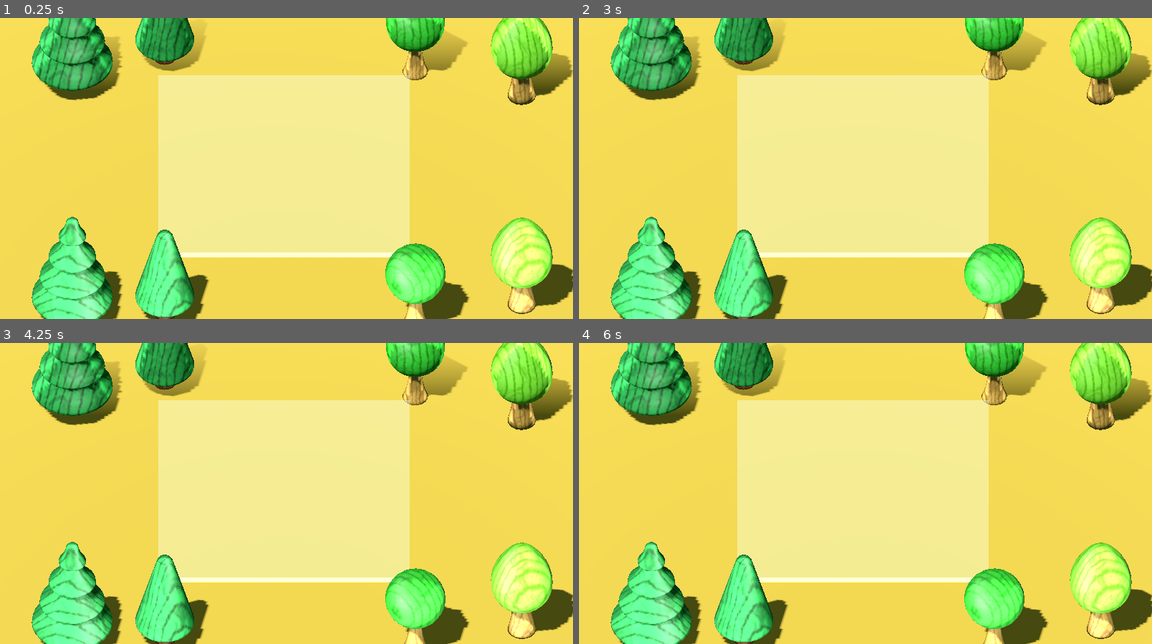
Above: before the commit, frames 1-4 (two rows, left to right).
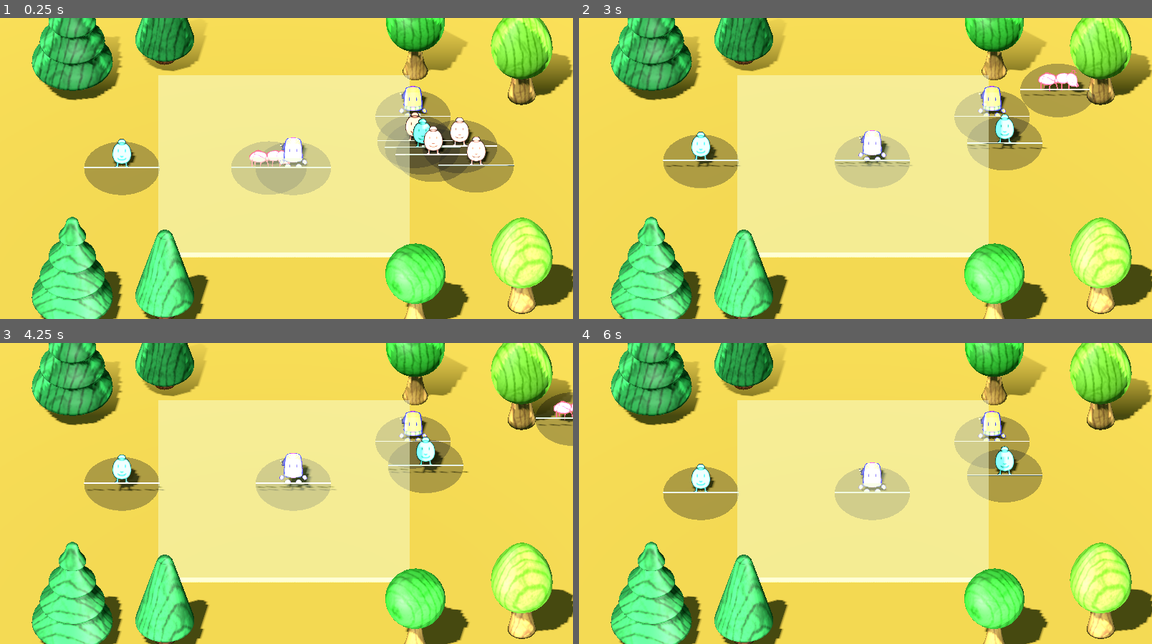
Above: after the commit, the same moments.

Repository: Rachel-Sherrick/TowerDefense
Game: Godot game, scene res://Scenes/Game Scenes/main.tscn
Same seed, same stepped clock (60 frames per second), same inputs: the game is played once before the commit and once after it.
Inputs (mouse positions are in pixels of both pictures, inside the frame that each line leads up to):
- Up to frame 1 (0.25 s): no input
- Up to frame 2 (3 s): tap Enter (ui_accept) at 0.5, 0.77, 1.52, 2, 2.75 s; move the mouse to (991, 153) at 0.52 s; press the mouse at (991, 153) at 0.53 s; move the mouse to (750, 183) at 1.27 s; release the mouse at (750, 183) at 1.28 s; tap B (toggle_view) at 1.35, 2.85 s; click (750, 183) at 1.42 s; move the mouse to (922, 102) at 2.02 s; press the mouse at (922, 102) at 2.03 s; move the mouse to (836, 228) at 2.77 s; release the mouse at (836, 228) at 2.78 s; click (836, 228) at 2.92 s
- Up to frame 3 (4.25 s): tap Enter (ui_accept) at 3.02, 3.77 s; move the mouse to (458, 538) at 3.52 s; press the mouse at (458, 538) at 3.53 s
- Up to frame 4 (6 s): move the mouse to (693, 448) at 4.27 s; release the mouse at (693, 448) at 4.28 s; tap B (toggle_view) at 4.35, 5.85 s; click (693, 448) at 4.42 s; tap Enter (ui_accept) at 4.52, 5, 5.75 s; move the mouse to (894, 493) at 5.02 s; press the mouse at (894, 493) at 5.03 s; move the mouse to (779, 418) at 5.77 s; release the mouse at (779, 418) at 5.78 s; click (779, 418) at 5.92 s

The runs differ from the first frame. In frame 1, 9.9% of the frame differs, in the area x 14-90%, y 13-59%; in frame 2, 8.6%; in frame 3, 7.6%; in frame 4, 7.0%.

Commit message:
Revert "Quick fix b4 merge"
This reverts commit fd65dffa5d206cff8babe2a88e9e12111d081e58.

Diff:
--- a/Scenes/Game Scenes/main.tscn
+++ b/Scenes/Game Scenes/main.tscn
@@ -2,14 +2,18 @@
 
 [ext_resource type="AudioStream" uid="uid://7vmjaaxleyae" path="res://songs/sneswip1.wav" id="1_kek77"]
 [ext_resource type="Script" uid="uid://buqk23l3b6tsp" path="res://main.gd" id="1_vivmo"]
+[ext_resource type="PackedScene" uid="uid://doxjo2c5tjq6e" path="res://Scenes/Classes/enemy.tscn" id="2_0xm2m"]
 [ext_resource type="Script" uid="uid://cx5lcq6iqwfvi" path="res://scripts/audio_stream_player.gd" id="2_4c57u"]
+[ext_resource type="PackedScene" uid="uid://tu18fp20hsnf" path="res://Scenes/towers/warrior.tscn" id="3_1bvp3"]
 [ext_resource type="Script" uid="uid://cpi153lw0sggb" path="res://player.gd" id="3_dg77c"]
+[ext_resource type="PackedScene" uid="uid://bmslpuj4gik5" path="res://Scenes/Classes/tower.tscn" id="3_h2yge"]
 [ext_resource type="Script" uid="uid://c8gmgykjml3m1" path="res://shop.gd" id="3_w48qg"]
 [ext_resource type="Texture2D" uid="uid://cog7l0t4nycxo" path="res://sprites/ShopRender2.png" id="3_ycdy4"]
 [ext_resource type="PackedScene" uid="uid://bu6x0lnlcixer" path="res://EnvironmentGLBs/WoodTree1.glb" id="5_272bh"]
 [ext_resource type="PackedScene" uid="uid://b1e585hvcp0gh" path="res://EnvironmentGLBs/WoodTree2.glb" id="6_5vw27"]
 [ext_resource type="PackedScene" uid="uid://bumumn4opib2d" path="res://EnvironmentGLBs/WoodTree3.glb" id="6_272bh"]
 [ext_resource type="PackedScene" uid="uid://bh0iyhdkq376d" path="res://EnvironmentGLBs/WoodTree4.glb" id="6_kek77"]
+[ext_resource type="PackedScene" uid="uid://cmyw1wq2h0igv" path="res://Scenes/enemies/ant.tscn" id="11_efxa6"]
 
 [sub_resource type="StandardMaterial3D" id="StandardMaterial3D_0xm2m"]
 albedo_color = Color(0.56590307, 0.45444906, 0.19438995, 1)
@@ -61,6 +65,7 @@
 
 [node name="Player" type="Node" parent="." unique_id=955624252]
 script = ExtResource("3_dg77c")
+tower_scene = ExtResource("3_1bvp3")
 money = 5.0
 interest = 1.2
 selected_item = "warrior"
@@ -102,6 +107,50 @@
 
 [node name="Characters" type="Node3D" parent="Battleground" unique_id=765419014]
 transform = Transform3D(1, 0, 0, 0, 1, 0, 0, 0, 1, 11.012677, 0, -2.3001575)
+
+[node name="Warrior" parent="Battleground/Characters" unique_id=198302004 instance=ExtResource("3_1bvp3")]
+transform = Transform3D(1, 0, 0, 0, 1, 0, 0, 0, 1, -10.289383, 0, 2.3001575)
+axis_lock_linear_x = false
+axis_lock_linear_y = false
+axis_lock_linear_z = false
+axis_lock_angular_x = false
+axis_lock_angular_y = false
+axis_lock_angular_z = false
+
+[node name="Character3" parent="Battleground/Characters" unique_id=691519270 instance=ExtResource("2_0xm2m")]
+transform = Transform3D(1, 0, 0, 0, 1, 0, 0, 0, 1, -2.1060314, 0, -1.0173035)
+
+[node name="Character4" parent="Battleground/Characters" unique_id=830281426 instance=ExtResource("2_0xm2m")]
+transform = Transform3D(1, 0, 0, 0, 1, 0, 0, 0, 1, 1.4532995, 0, -1.0590668)
+
+[node name="Tower2" parent="Battleground/Characters" unique_id=1568776403 instance=ExtResource("3_h2yge")]
+transform = Transform3D(1, 0, 0, 0, 1, 0, 0, 0, 1, -23.934013, 0, 2.3001575)
+axis_lock_linear_x = false
+axis_lock_linear_y = false
+axis_lock_linear_z = false
+axis_lock_angular_x = false
+axis_lock_angular_y = false
+axis_lock_angular_z = false
+
+[node name="Character" parent="Battleground/Characters" unique_id=1096929630 instance=ExtResource("2_0xm2m")]
+transform = Transform3D(1, 0, 0, 0, 1, 0, 0, 0, 1, 2.7760506, 0, 2.3001575)
+
+[node name="Character2" parent="Battleground/Characters" unique_id=972001919 instance=ExtResource("2_0xm2m")]
+transform = Transform3D(1, 0, 0, 0, 1, 0, 0, 0, 1, -0.644824, 0, 2.3001575)
+
+[node name="Character5" parent="Battleground/Characters" unique_id=254305490 instance=ExtResource("11_efxa6")]
+transform = Transform3D(1, 0, 0, 0, 1, 0, 0, 0, 1, -13.734512, 0, 2.3001575)
+
+[node name="Tower" parent="Battleground/Characters" unique_id=766364614 instance=ExtResource("3_h2yge")]
+axis_lock_linear_x = false
+axis_lock_linear_y = false
+axis_lock_linear_z = false
+axis_lock_angular_x = false
+axis_lock_angular_y = false
+axis_lock_angular_z = false
+
+[node name="Warrior2" parent="Battleground/Characters" unique_id=1210425893 instance=ExtResource("3_1bvp3")]
+transform = Transform3D(1, 0, 0, 0, 1, 0, 0, 0, 1, -0.7588091, -0.02395606, -3.508875)
 
 [node name="PlaceableArea" type="Area3D" parent="Battleground" unique_id=125249582]
 collision_layer = 8
